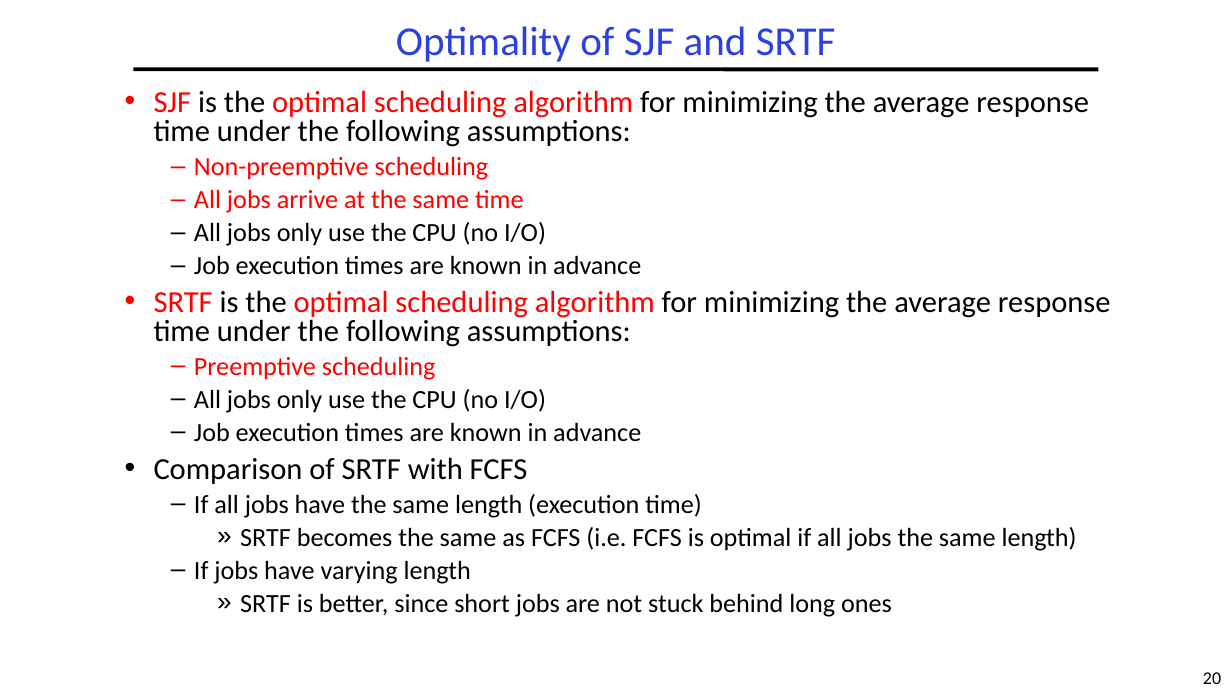
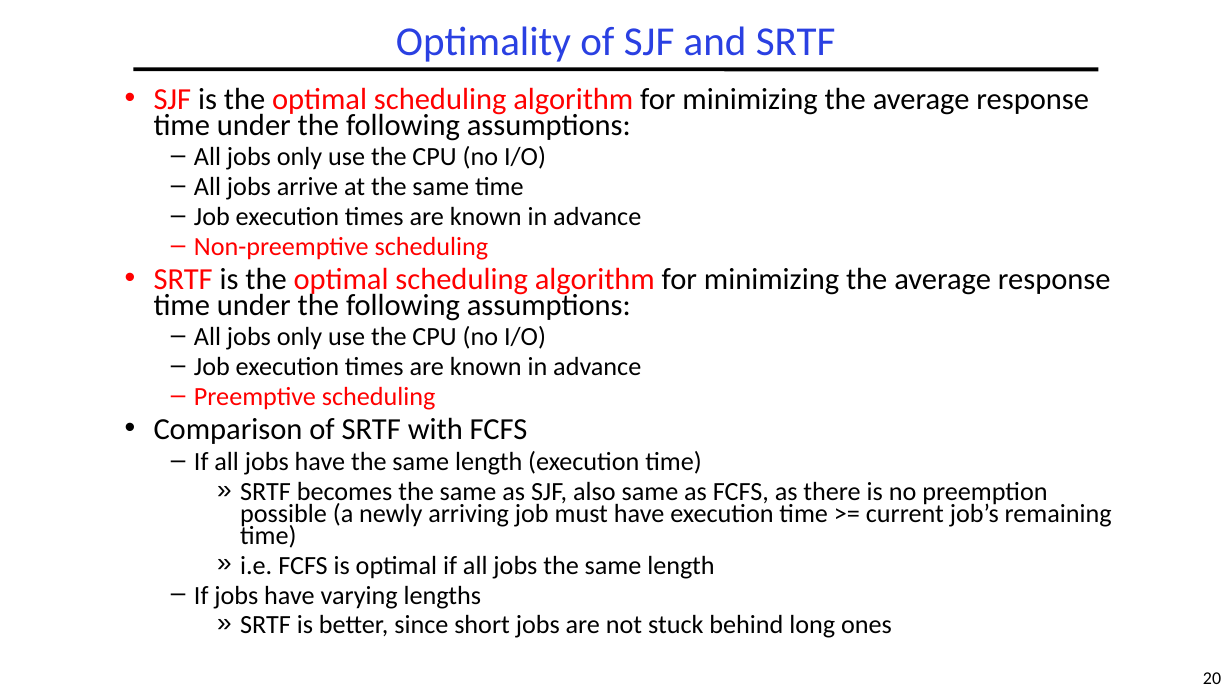
Before and after one commit to guhofstra/CSC112Fa26, a slide deck: slide 20 of PPTs/L5-Scheduling.pptx. Drawn at 1232x693 pixels with LibreOffice and Linux fonts; fonts in the diff are those of the drawing. Boxes give left, top, right and bottom in pixels: in the first picture for what was removed or moved away, otherwise in the second. Text is boxed around its words. In the diff, an @@ line names an element or a change of style, - is before the commit and + after.

```diff
--- a/PPTs/L5-Scheduling.pptx
+++ b/PPTs/L5-Scheduling.pptx
@@ text at <box>154,87,1089,638</box>: line spacing 0.8 to 0.7 @@
@@ text at <box>194,146,641,226</box>: paragraphs added @@
+  – All jobs only use the CPU (no I/O)
+  – All jobs arrive at the same time
+  – Job execution times are known in advance
@@ text at <box>154,267,1111,321</box>: text changed; size 20.4 to 23.8 pt; text colour #FF0000 to #000000 @@
-  – All jobs arrive at the same time
+• SRTF is the optimal scheduling algorithm for minimizing the average response time under the following assumptions:
@@ text at <box>154,290,1111,347</box>: paragraph removed @@
-• SRTF is the optimal scheduling algorithm for minimizing the average response time under the following assumptions:
@@ text at <box>194,389,641,442</box>: paragraphs removed @@
-  – All jobs only use the CPU (no I/O)
-  – Job execution times are known in advance
@@ text at <box>194,481,1112,609</box>: text changed @@
-    » SRTF becomes the same as FCFS (i.e. FCFS is optimal if all jobs the same length)
-  – If jobs have varying length
+    » SRTF becomes the same as SJF, also same as FCFS, as there is no preemption possible (a newly arriving job must have execution time >= current job’s remaining time)
+    » i.e. FCFS is optimal if all jobs the same length
+  – If jobs have varying lengths
```
Also in this commit, not shown: 8 other slides changed, 1 slide added, 2 other files.
